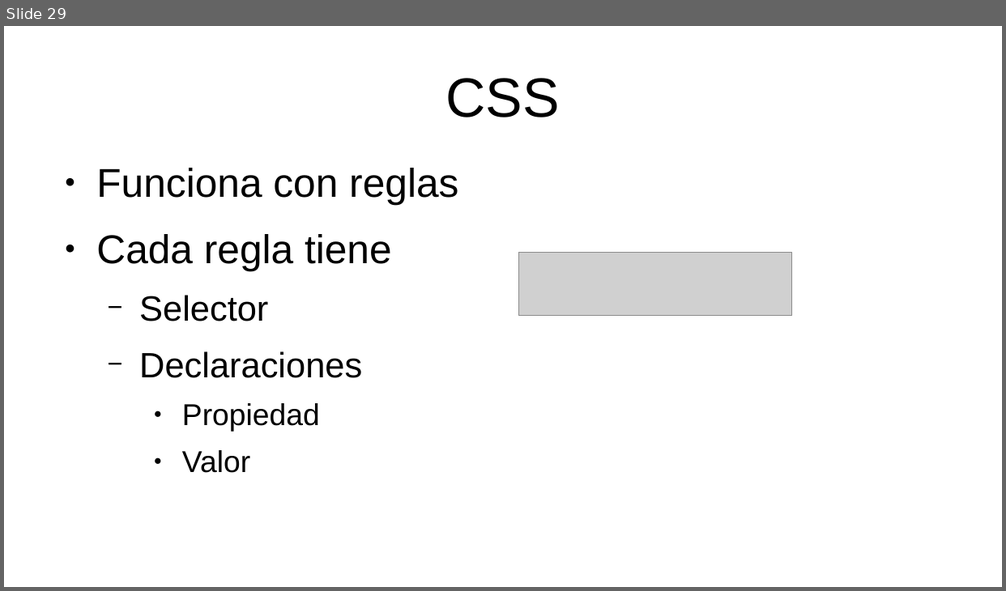
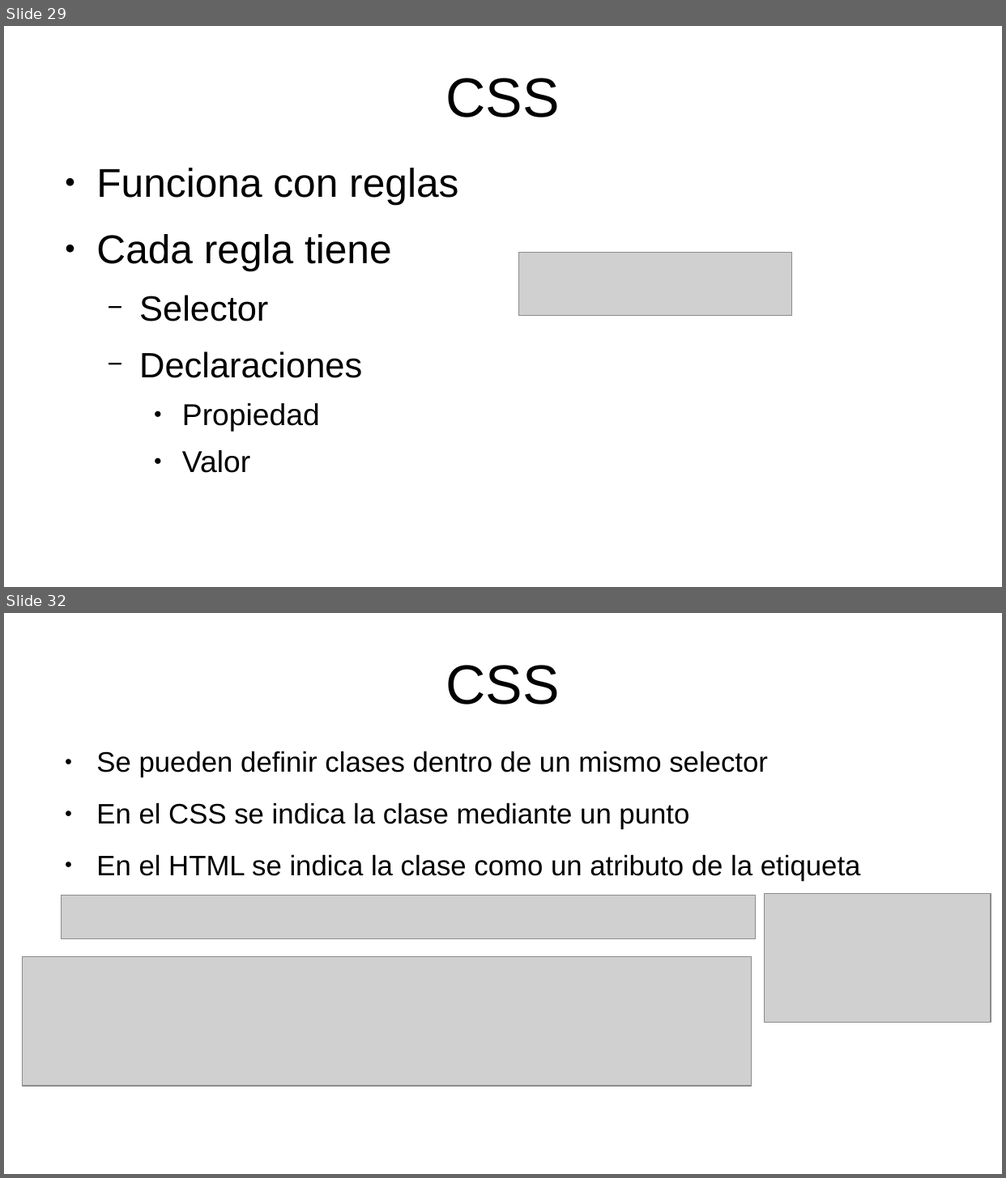
Before and after one commit to mikel-egana-aranguren/EHU-SGSSI-01, a slide deck: SistemasWeb/SistemasWeb.odp. Shown one above the other, each under a label of ours: slide 29 before the commit, slides 29 and 32 after it; the slides between them are not shown. The pictures are 1006x591 and 1006x1178 pixels, drawn with LibreOffice and Linux fonts; fonts in the diff are those of the drawing; grey boxes stand for pictures; background and template pictures are left out. Boxes give left, top, right and bottom in pixels: in the first picture for what was removed or moved away, otherwise in the second. Text is boxed around its words. In the diff, an @@ line names an element or a change of style, - is before the commit and + after.

```diff
--- a/SistemasWeb/SistemasWeb.odp
+++ b/SistemasWeb/SistemasWeb.odp
@@ slide 32 added at <box>4,613,1002,1174</box>, background #FFFFFF @@
@@ title added at <box>446,665,560,705</box>, 44 pt, text #000000 @@
+CSS
@@ text added at <box>96,751,861,881</box>, 22.4 pt, text #000000 @@
+● Se pueden definir clases dentro de un mismo selector
+● En el CSS se indica la clase mediante un punto
+● En el HTML se indica la clase como un atributo de la etiqueta
@@ picture added at <box>61,896,756,939</box> @@
@@ picture added at <box>765,894,991,1023</box> @@
@@ picture added at <box>22,957,751,1087</box> @@
```
Also in this commit, not shown: 1 slide changed, 9 other slides added, 1 other file.
